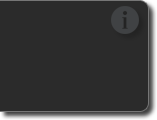
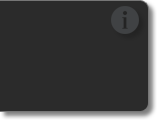
Layered file, before and after one edit (157×120). Changes by layer:
pixels changed over [1, 1, 156, 119] (layer not identified)
